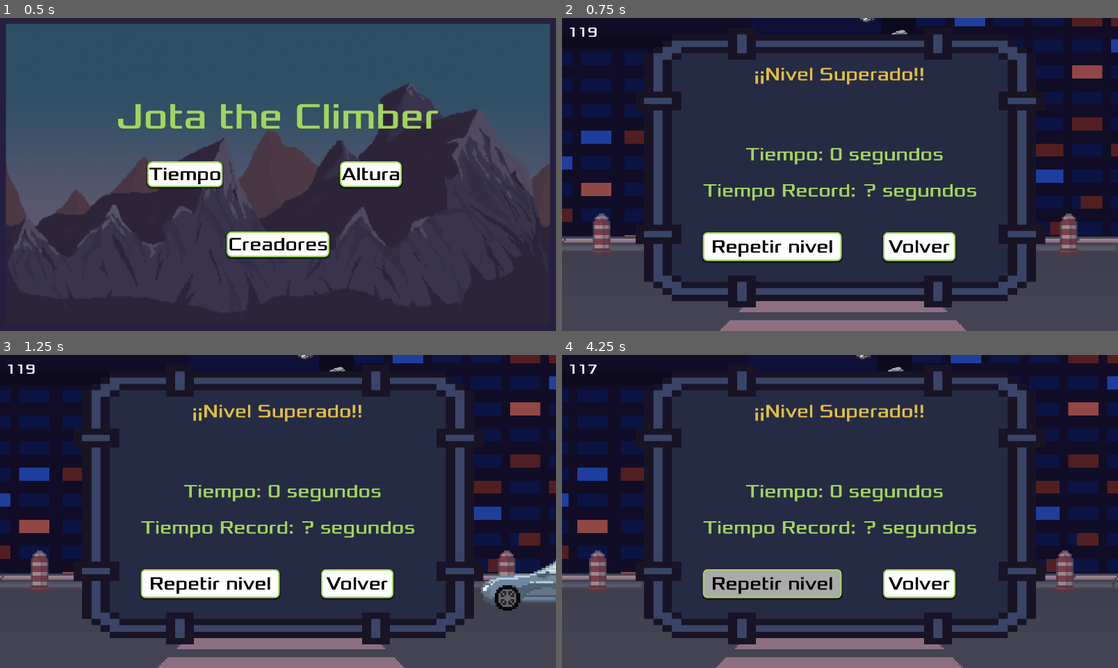
Above: before the commit, frames 1-4 (two rows, left to right).
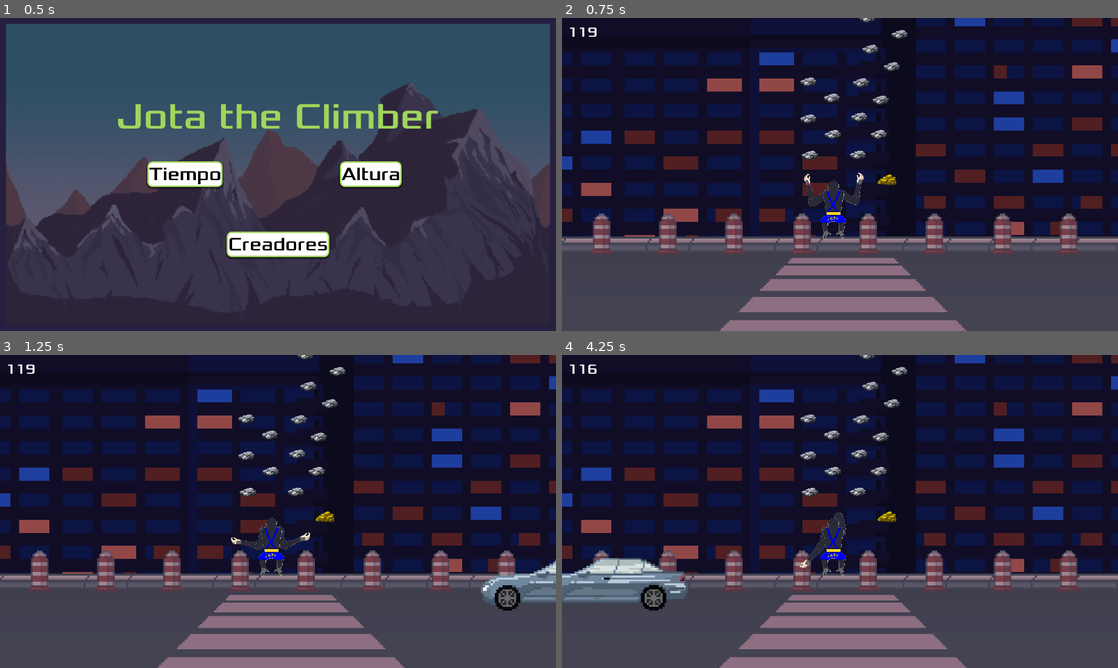
Above: after the commit, the same moments.

Repository: Igg2000/Juego_Escalada
Game: Godot game, scene res://scenes/menu.tscn
Same seed, same stepped clock (60 frames per second), same inputs: the game is played once before the commit and once after it. The engine's default icon, where the game draws it, is replaced by a stand-in: a white triangle on a blue panel in a dark square. A sky picture missing from this copy of the repository is replaced by a grey-blue gradient.
Inputs (mouse positions are in pixels of both pictures, inside the frame that each line leads up to):
- Up to frame 1 (0.5 s): no input
- Up to frame 2 (0.75 s): click "Tiempo" at 0.5 s
- Up to frame 3 (1.25 s): no input
- Up to frame 4 (4.25 s): click (773, 583) at 1.25 s, where only the run before the commit has a clickable "Repetir nivel"; hold Space (agarre_derecho) 2.03-2.78 s; hold I 2.03-2.78 s; tap R (super_jump) at 2.27, 3.02 s; hold S 2.78-3.53 s; tap K at 2.85 s; hold Space (agarre_derecho) from 3.53 s (still down); hold J from 3.53 s (still down)

Frame 1 is identical in both runs. In frame 2, 53% of the frame differs, in the area x 13-87%, y 5-93%; in frame 3, 53%; in frame 4, 57%, in the area x 0-100%, y 0-100%.

Commit message:
V 0.2.5.2
He arreglado un error en el que el record lo calculaba al revés de como debería ser, calculaba que tardara mas en lugar de menos

Diff:
--- a/scenes/mapa1.tscn
+++ b/scenes/mapa1.tscn
@@ -3744,6 +3744,7 @@
 text = "00"
 
 [node name="PantallaVictoria" type="CanvasLayer" parent="."]
+visible = false
 
 [node name="TextureRect" type="TextureRect" parent="PantallaVictoria"]
 texture_filter = 1
--- a/scripts/mapa_1.gd
+++ b/scripts/mapa_1.gd
@@ -33,7 +33,7 @@
 	#Establezco el record del nivel
 	$PantallaVictoria/HighScore_n1/Tiempo_n1.text = str(record_maximo)+" segundos"
 
-	if record_actual >= record_maximo:
+	if record_actual < record_maximo:
 		_guardar_record()
 		$PantallaVictoria/nuevo_record.show()
 
@@ -46,7 +46,7 @@
 	if cargar_partida != null:
 		record_maximo = cargar_partida.get_32()
 	else:
-		record_actual = 0
+		record_actual = tiempo_del_nivel
 		_guardar_record()
 
 
